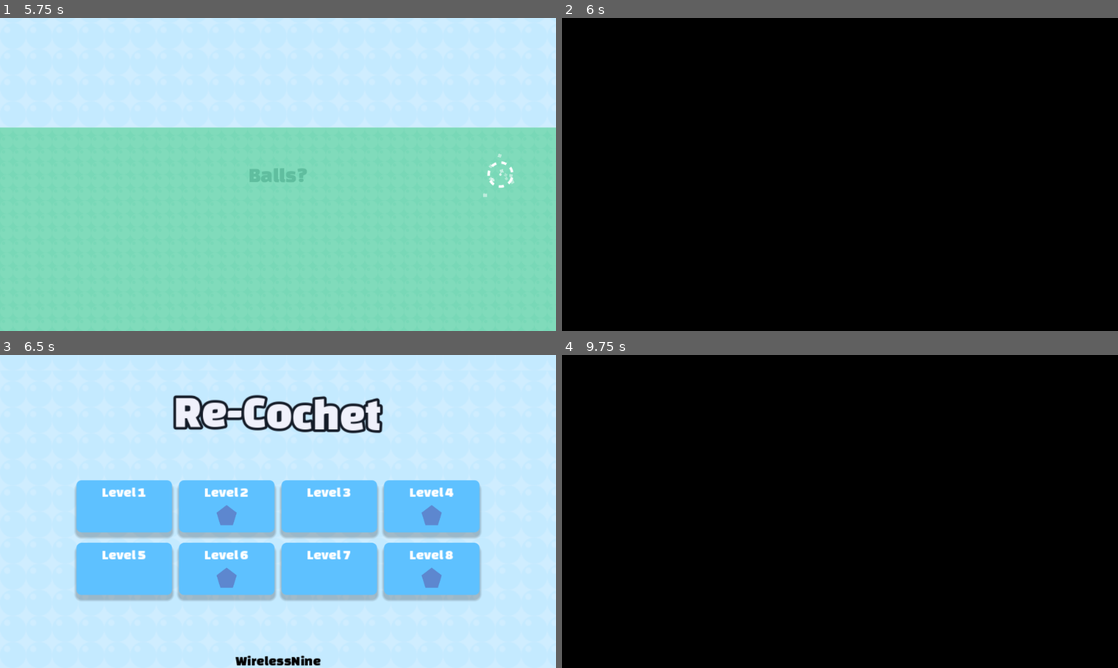
Above: before the commit, frames 1-4 (two rows, left to right).
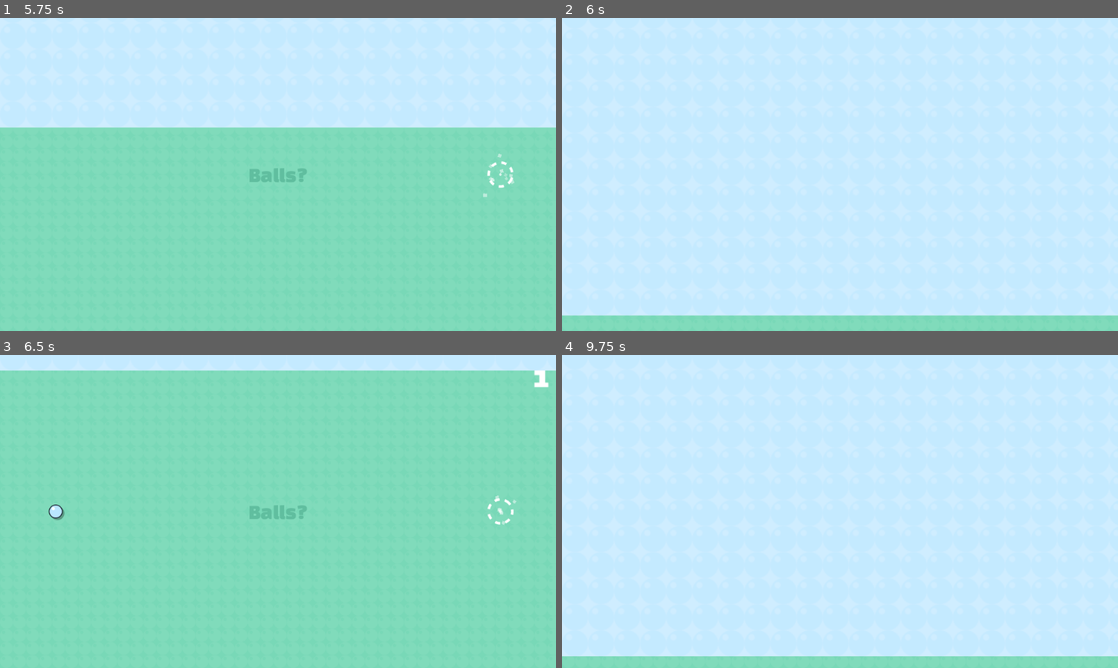
Above: after the commit, the same moments.

Repository: WirelessNine/Re-Cochet
Game: Godot game, scene res://scenes/main/main.tscn
The game is run twice, just before and just after one commit, with the same random seed, the same clock (stepped at 60 frames per second) and the same inputs.
Inputs (mouse positions are in pixels of both pictures, inside the frame that each line leads up to):
- Up to frame 1 (5.75 s): click (122, 168) at 0.5 s; tap Enter (ui_accept) at 1.25, 1.52, 4.52 s; move the mouse to (400, 158) at 1.27 s; tap I at 1.35, 2.85, 4.35 s; click (400, 158) at 1.42 s; drag from (166, 190) to (278, 174) at 2.02 s; move the mouse to (333, 105) at 2.77 s; drag from (250, 237) to (500, 174) at 3.52 s; move the mouse to (444, 221) at 4.27 s; hold A 4.28-5 s; drag from (111, 127) to (194, 96) at 5.02 s
- Up to frame 2 (6 s): move the mouse to (867, 174) at 5.77 s; hold Escape (back) from 5.78 s (still down); tap I at 5.85 s; click (867, 174) at 5.92 s
- Up to frame 3 (6.5 s): keep holding Escape (back)
- Up to frame 4 (9.75 s): release Escape (back) at 6.5 s; click (684, 505) at 6.52 s; drag from (756, 433) to (840, 511) at 7.27 s; move the mouse to (962, 495) at 8.02 s; tap I at 8.1, 9.6 s; tap Enter (ui_accept) at 8.27 s; drag from (728, 527) to (1062, 511) at 8.77 s; move the mouse to (895, 442) at 9.52 s; hold Escape (back) from 9.53 s (still down)

Frame 1 is identical in both runs. In frame 2, 100% of the frame differs, in the area x 0-100%, y 0-100%; in frame 3, 95%; in frame 4, 100%.

Commit message:
Dont allow exiting on level transition

Diff:
--- a/scenes/ui/level_transition.gd
+++ b/scenes/ui/level_transition.gd
@@ -12,5 +12,10 @@
 	animation_player.play(&"default")
 
 
+func _input(_event: InputEvent) -> void:
+	if visible:
+		accept_event()
+
+
 func _opened() -> void:
 	animation_player.play(&"RESET")
Not shown, changed: kanban_tasks_data.kanban
